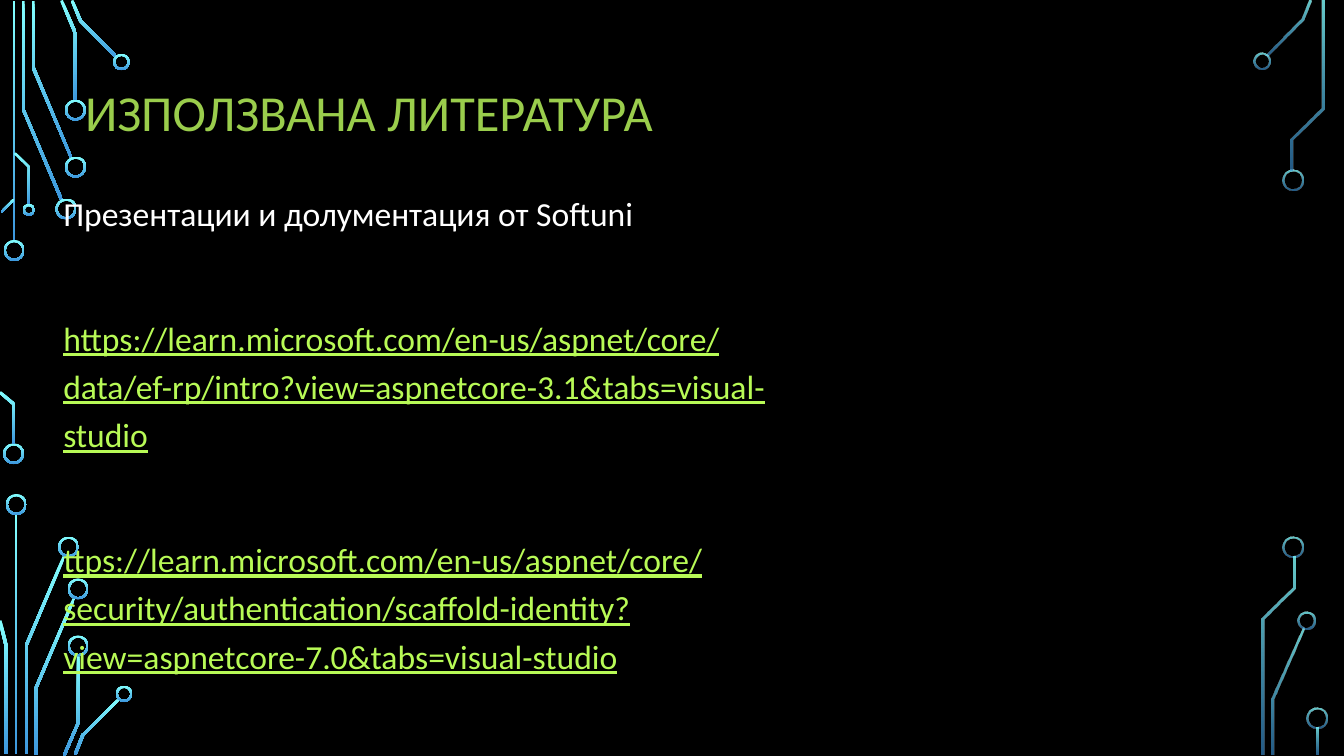
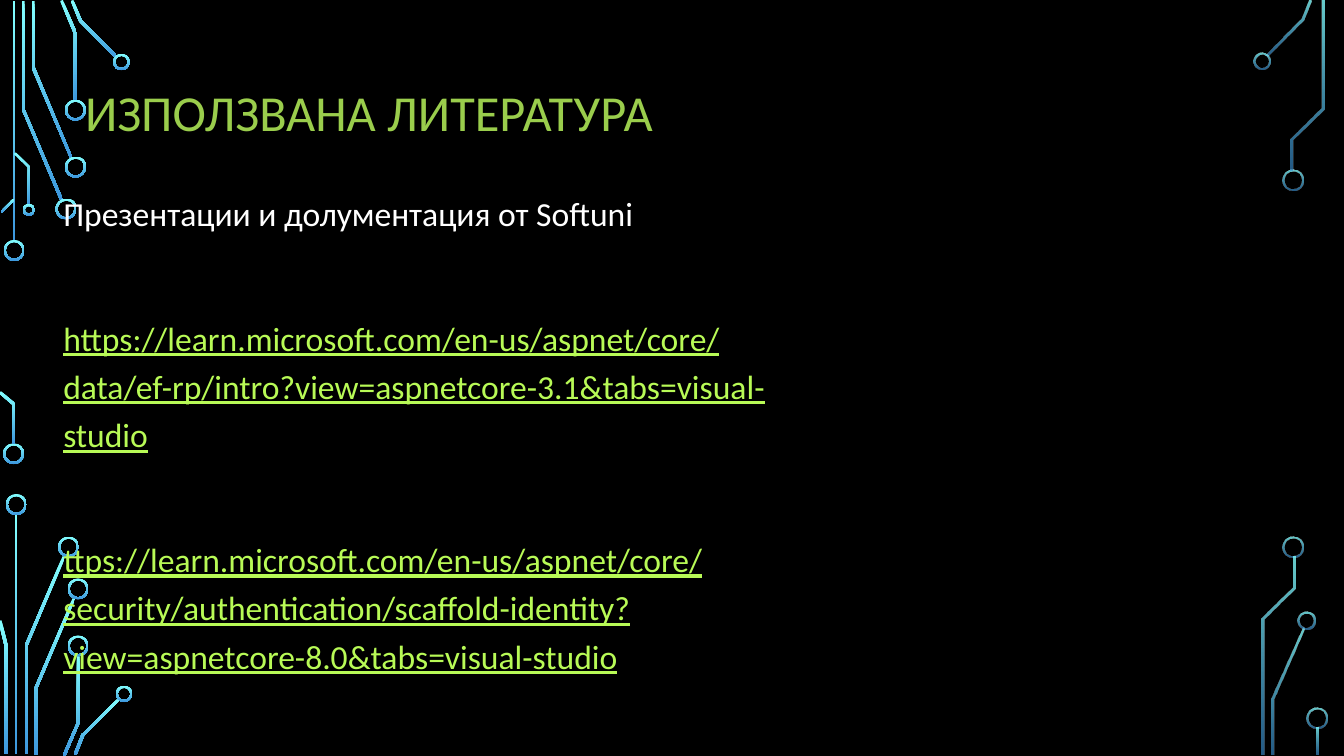
Before and after one commit to pavelzhelev1/_Car_Rent, a slide deck: slide 16 of Car Rent.pptx (slide 12 before the commit). Drawn at 1344x756 pixels with LibreOffice and Linux fonts; fonts in the diff are those of the drawing; background and template pictures are left out. Boxes give left, top, right and bottom in pixels: in the first picture for what was removed or moved away, otherwise in the second. Text is boxed around its words. In the diff, an @@ line names an element or a change of style, - is before the commit and + after.

```diff
--- a/Car Rent.pptx
+++ b/Car Rent.pptx
@@ text at (63,545,702,677): text changed @@
-ttps://learn.microsoft.com/en-us/aspnet/core/security/authentication/scaffold-identity?view=aspnetcore-7.0&tabs=visual-studio
+ttps://learn.microsoft.com/en-us/aspnet/core/security/authentication/scaffold-identity?view=aspnetcore-8.0&tabs=visual-studio
```
Also in this commit, not shown: 4 other slides changed, 4 slides added, 23 other files.
